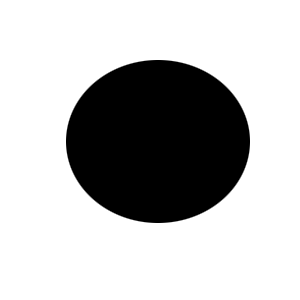
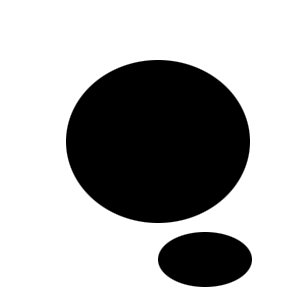
Layers edited between the first and the second (300, 300) image:
painted on "レイヤー 1" over [left=158, top=232, right=252, bottom=287]
